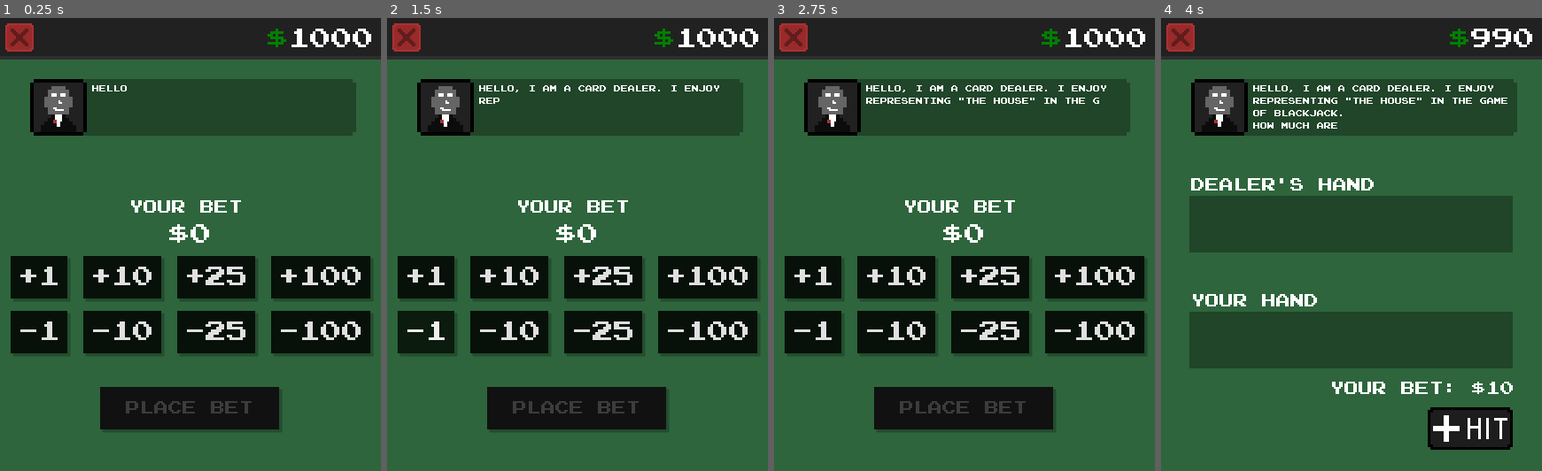
Above: before the commit, frames 1-4 (left to right).
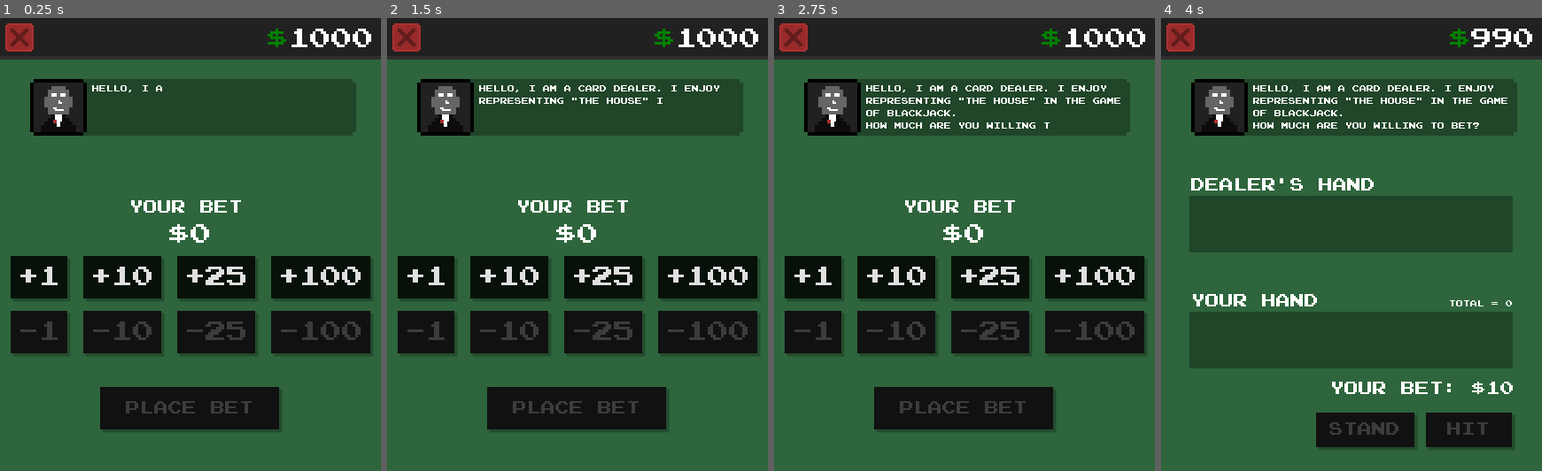
Above: after the commit, the same moments.

Repository: Ichicoro/godot-blackjack
Game: Godot game, scene res://scenes/GameView.tscn
The game is run twice, just before and just after one commit, with the same random seed, the same clock (stepped at 60 frames per second) and the same inputs.
Inputs (mouse positions are in pixels of both pictures, inside the frame that each line leads up to):
- Up to frame 1 (0.25 s): no input
- Up to frame 2 (1.5 s): click "+1" at 0.5 s; click "-1" at 1.25 s
- Up to frame 3 (2.75 s): click (793, 36) at 2 s
- Up to frame 4 (4 s): click "+10" at 2.75 s; click "PLACE BET" at 3.5 s

The runs differ from the first frame. In frame 1, 0.9% of the frame differs, in the area x 5-95%, y 14-72%; in frame 2, 1.1%; in frame 3, 1.3%; in frame 4, 3.0%, in the area x 40-93%, y 23-96%.

Commit message:
Finish the main game loop

Diff:
--- a/project.godot
+++ b/project.godot
@@ -38,6 +38,7 @@
 
 [gui]
 
+common/swap_ok_cancel=false
 theme/use_hidpi=true
 
 [importer_defaults]
--- /dev/null
+++ b/scenes/Button.tscn
@@ -0,0 +1,56 @@
+[gd_scene load_steps=6 format=2]
+
+[ext_resource path="res://assets/table_font.tres" type="DynamicFont" id=1]
+
+[sub_resource type="StyleBoxFlat" id=9]
+content_margin_left = 8.0
+content_margin_right = 8.0
+bg_color = Color( 0.0470588, 0.109804, 0.0588235, 1 )
+shadow_color = Color( 0, 0, 0, 0.239216 )
+shadow_size = 1
+shadow_offset = Vector2( 3, 3 )
+
+[sub_resource type="StyleBoxFlat" id=10]
+content_margin_left = 4.0
+content_margin_top = 6.0
+bg_color = Color( 0, 0, 0, 0 )
+shadow_color = Color( 0.0470588, 0.109804, 0.0588235, 1 )
+shadow_size = 1
+shadow_offset = Vector2( 3, 3 )
+anti_aliasing = false
+
+[sub_resource type="StyleBoxFlat" id=11]
+content_margin_left = 8.0
+content_margin_right = 8.0
+bg_color = Color( 0.07, 0.07, 0.07, 1 )
+shadow_color = Color( 0, 0, 0, 0.239216 )
+shadow_size = 1
+shadow_offset = Vector2( 3, 3 )
+anti_aliasing = false
+
+[sub_resource type="StyleBoxFlat" id=12]
+content_margin_left = 8.0
+content_margin_right = 8.0
+bg_color = Color( 0.0313726, 0.0705882, 0.0392157, 1 )
+shadow_color = Color( 0, 0, 0, 0.239216 )
+shadow_size = 1
+shadow_offset = Vector2( 3, 3 )
+anti_aliasing = false
+
+[node name="PlaceBetButton" type="Button"]
+margin_right = 201.0
+margin_bottom = 48.0
+grow_horizontal = 2
+grow_vertical = 2
+focus_mode = 0
+custom_styles/hover = SubResource( 9 )
+custom_styles/pressed = SubResource( 10 )
+custom_styles/focus = SubResource( 9 )
+custom_styles/disabled = SubResource( 11 )
+custom_styles/normal = SubResource( 12 )
+custom_fonts/font = ExtResource( 1 )
+enabled_focus_mode = 0
+text = "PLACE"
+__meta__ = {
+"_edit_use_anchors_": false
+}
--- a/scenes/GameView.tscn
+++ b/scenes/GameView.tscn
@@ -1,7 +1,7 @@
-[gd_scene load_steps=17 format=2]
-
+[gd_scene load_steps=21 format=2]
+
+[ext_resource path="res://scenes/Button.tscn" type="PackedScene" id=1]
 [ext_resource path="res://assets/table_font.tres" type="DynamicFont" id=2]
-[ext_resource path="res://assets/buttons/hit_button.png" type="Texture" id=3]
 [ext_resource path="res://assets/dealer_icon.png" type="Texture" id=4]
 [ext_resource path="res://scenes/TopBar.tscn" type="PackedScene" id=5]
 [ext_resource path="res://assets/small_table_font.tres" type="DynamicFont" id=6]
@@ -19,7 +19,7 @@
 [sub_resource type="StyleBoxFlat" id=3]
 bg_color = Color( 0, 0, 0, 0.313726 )
 
-[sub_resource type="StyleBoxFlat" id=7]
+[sub_resource type="StyleBoxFlat" id=4]
 content_margin_left = 8.0
 content_margin_right = 8.0
 bg_color = Color( 0.0470588, 0.109804, 0.0588235, 1 )
@@ -27,7 +27,7 @@
 shadow_size = 1
 shadow_offset = Vector2( 3, 3 )
 
-[sub_resource type="StyleBoxFlat" id=8]
+[sub_resource type="StyleBoxFlat" id=5]
 content_margin_left = 4.0
 content_margin_top = 6.0
 bg_color = Color( 0, 0, 0, 0 )
@@ -45,7 +45,7 @@
 shadow_offset = Vector2( 3, 3 )
 anti_aliasing = false
 
-[sub_resource type="StyleBoxFlat" id=4]
+[sub_resource type="StyleBoxFlat" id=7]
 content_margin_left = 8.0
 content_margin_right = 8.0
 bg_color = Color( 0.0313726, 0.0705882, 0.0392157, 1 )
@@ -54,7 +54,42 @@
 shadow_offset = Vector2( 3, 3 )
 anti_aliasing = false
 
-[sub_resource type="GDScript" id=9]
+[sub_resource type="StyleBoxFlat" id=8]
+content_margin_left = 8.0
+content_margin_right = 8.0
+bg_color = Color( 0.0470588, 0.109804, 0.0588235, 1 )
+shadow_color = Color( 0, 0, 0, 0.239216 )
+shadow_size = 1
+shadow_offset = Vector2( 3, 3 )
+
+[sub_resource type="StyleBoxFlat" id=9]
+content_margin_left = 4.0
+content_margin_top = 6.0
+bg_color = Color( 0, 0, 0, 0 )
+shadow_color = Color( 0.0470588, 0.109804, 0.0588235, 1 )
+shadow_size = 1
+shadow_offset = Vector2( 3, 3 )
+anti_aliasing = false
+
+[sub_resource type="StyleBoxFlat" id=10]
+content_margin_left = 8.0
+content_margin_right = 8.0
+bg_color = Color( 0.07, 0.07, 0.07, 1 )
+shadow_color = Color( 0, 0, 0, 0.239216 )
+shadow_size = 1
+shadow_offset = Vector2( 3, 3 )
+anti_aliasing = false
+
+[sub_resource type="StyleBoxFlat" id=11]
+content_margin_left = 8.0
+content_margin_right = 8.0
+bg_color = Color( 0.0313726, 0.0705882, 0.0392157, 1 )
+shadow_color = Color( 0, 0, 0, 0.239216 )
+shadow_size = 1
+shadow_offset = Vector2( 3, 3 )
+anti_aliasing = false
+
+[sub_resource type="GDScript" id=12]
 script/source = "extends Label
 
 
@@ -106,6 +141,20 @@
 margin_bottom = 182.0
 custom_fonts/font = ExtResource( 2 )
 text = "YOUR HAND"
+__meta__ = {
+"_edit_use_anchors_": false
+}
+
+[node name="PlayerHandTotal" type="Label" parent="DealingPanel"]
+margin_left = 189.0
+margin_top = 159.0
+margin_right = 397.0
+margin_bottom = 175.0
+grow_horizontal = 0
+custom_fonts/font = ExtResource( 6 )
+text = "TOTAL = 0"
+align = 2
+valign = 2
 __meta__ = {
 "_edit_use_anchors_": false
 }
@@ -182,16 +231,39 @@
 "_edit_use_anchors_": false
 }
 
-[node name="TextureButton" type="TextureButton" parent="DealingPanel"]
-margin_left = 300.817
-margin_top = 287.712
-margin_right = 332.817
-margin_bottom = 303.712
-rect_scale = Vector2( 3, 3 )
-texture_normal = ExtResource( 3 )
-__meta__ = {
-"_edit_use_anchors_": false
-}
+[node name="HitButton" parent="DealingPanel" instance=ExtResource( 1 )]
+margin_left = 299.0
+margin_top = 294.0
+margin_right = 396.0
+margin_bottom = 333.0
+disabled = true
+text = "HIT"
+
+[node name="StandButton" parent="DealingPanel" instance=ExtResource( 1 )]
+margin_left = 175.0
+margin_top = 294.0
+margin_right = 286.0
+margin_bottom = 333.0
+custom_styles/hover = SubResource( 4 )
+custom_styles/pressed = SubResource( 5 )
+custom_styles/focus = SubResource( 4 )
+custom_styles/disabled = SubResource( 6 )
+custom_styles/normal = SubResource( 7 )
+disabled = true
+text = "STAND"
+
+[node name="EndRoundButton" parent="DealingPanel" instance=ExtResource( 1 )]
+visible = false
+margin_left = 103.0
+margin_top = 294.0
+margin_right = 306.0
+margin_bottom = 333.0
+custom_styles/hover = SubResource( 4 )
+custom_styles/pressed = SubResource( 5 )
+custom_styles/focus = SubResource( 4 )
+custom_styles/disabled = SubResource( 6 )
+custom_styles/normal = SubResource( 7 )
+text = "END ROUND"
 
 [node name="BettingPanel" type="Panel" parent="."]
 anchor_top = 1.0
@@ -264,11 +336,11 @@
 grow_horizontal = 2
 grow_vertical = 2
 focus_mode = 0
-custom_styles/hover = SubResource( 7 )
-custom_styles/pressed = SubResource( 8 )
-custom_styles/focus = SubResource( 7 )
-custom_styles/disabled = SubResource( 6 )
-custom_styles/normal = SubResource( 4 )
+custom_styles/hover = SubResource( 8 )
+custom_styles/pressed = SubResource( 9 )
+custom_styles/focus = SubResource( 8 )
+custom_styles/disabled = SubResource( 10 )
+custom_styles/normal = SubResource( 11 )
 custom_fonts/font = ExtResource( 2 )
 disabled = true
 enabled_focus_mode = 0
@@ -328,7 +400,10 @@
 }
 
 [node name="TextTimer" type="Timer" parent="Dealer"]
-wait_time = 0.05
+wait_time = 0.03
 autostart = true
+[connection signal="pressed" from="DealingPanel/HitButton" to="." method="_on_HitButton_pressed"]
+[connection signal="pressed" from="DealingPanel/StandButton" to="." method="_on_StandButton_pressed"]
+[connection signal="pressed" from="DealingPanel/EndRoundButton" to="." method="_on_EndRoundButton_pressed"]
 [connection signal="pressed" from="BettingPanel/PlaceBetButton" to="." method="_on_PlaceBetButton_pressed"]
 [connection signal="timeout" from="Dealer/TextTimer" to="Dealer/DealerText" method="_on_TextTimer_timeout"]
--- a/scenes/TopBar.tscn
+++ b/scenes/TopBar.tscn
@@ -19,6 +19,30 @@
 
 func update_credit(new_credit):
 	self.bbcode_text = credit_template % str(new_credit)
+"
+
+[sub_resource type="GDScript" id=3]
+script/source = "extends TextureButton
+
+# Declare member variables here. Examples:
+# var a = 2
+# var b = \"text\"
+
+# Called when the node enters the scene tree for the first time.
+func _ready():
+	pass # Replace with function body.
+
+
+func _on_TextureButton_pressed():
+	pass
+
+
+func _on_TextureButton_button_down():
+	self.modulate = Color(1,1,1,0.7)
+
+
+func _on_TextureButton_button_up():
+	self.modulate = Color(1,1,1,1)
 "
 
 [node name="Control" type="Control"]
@@ -59,6 +83,10 @@
 margin_bottom = 22.0
 rect_scale = Vector2( 2, 2 )
 texture_normal = ExtResource( 2 )
+script = SubResource( 3 )
 __meta__ = {
 "_edit_use_anchors_": false
 }
+[connection signal="button_down" from="Panel/TextureButton" to="Panel/TextureButton" method="_on_TextureButton_button_down"]
+[connection signal="button_up" from="Panel/TextureButton" to="Panel/TextureButton" method="_on_TextureButton_button_up"]
+[connection signal="pressed" from="Panel/TextureButton" to="Panel/TextureButton" method="_on_TextureButton_pressed"]
--- a/scripts/Card.gd
+++ b/scripts/Card.gd
@@ -130,3 +130,7 @@
 func set_flipped(is_flipped):
 	flipped = is_flipped
 	$CardBack.visible = flipped
+
+
+func get_card_name():
+	return CardType.keys()[card_type-1] + " of " + CardSign.keys()[card_sign]
--- a/scripts/TableManager.gd
+++ b/scripts/TableManager.gd
@@ -22,9 +22,13 @@
 
 var player_bet: int = 0 setget set_player_bet
 
+onready var dealer_label = $Dealer/DealerText
+
 onready var player_hand_container = $DealingPanel/PlayerHandPanel/GridContainer
 onready var dealer_hand_container = $DealingPanel/DealerHandPanel/GridContainer
 onready var ingame_bet_label = $DealingPanel/IngameBetLabel
+onready var hit_button = $DealingPanel/HitButton
+onready var stand_button = $DealingPanel/StandButton
 
 onready var raise_buttons_container = $BettingPanel/RaiseButtonsContainer
 onready var lower_buttons_container = $BettingPanel/LowerButtonsContainer
@@ -66,7 +70,6 @@
 	var aces = 0
 	var total = 0
 	for card in hand:
-		print(card.card_type)					# TODO: DELETE THIS STUFF
 		if card.card_type == Card.CardType.ACE:
 			aces += 1
 		else:
@@ -78,22 +81,32 @@
 		total += aces
 	else:
 		total += aces*11
-
-	print("total points: ", total)   			# TODO: DELETE THIS STUFF
-
+	return total
 
 func set_player_bet(value):
 	if value < 0: return
 	player_bet = value
 	ingame_bet_label.text = "YOUR BET: $%s" % str(value)
 	betting_panel_bet_amount_label.text = "$%s" % value
-	print(ingame_bet_label.text)
+	#print(ingame_bet_label.text)
 
 
 func set_round_state(state):
 	round_state = state
 	if round_state == RoundState.IDLE:
-		pass
+		hit_button.disabled = false
+		stand_button.disabled = false
+	else:
+		hit_button.disabled = true
+		stand_button.disabled = true
+	if round_state == RoundState.ENDED:
+		hit_button.hide()
+		stand_button.hide()
+		$DealingPanel/EndRoundButton.show()
+	else:
+		hit_button.show()
+		stand_button.show()
+		$DealingPanel/EndRoundButton.hide()
 
 
 func deal_card(which, to_who: int, flipped = false):
@@ -101,6 +114,7 @@
 	var card = CardScene.instance().init(Card.CardSign[which.card_sign], Card.CardType[which.card_type])
 	card.flipped = flipped
 	hand_container.add_child(card)
+	$DealingPanel/PlayerHandTotal.text = "TOTAL = %d" % get_hand_value(Hand.PLAYER)
 
 
 func handle_bet_button(amount):
@@ -114,12 +128,41 @@
 	for button in raise_buttons_container.get_children():
 		button.disabled = (int(button.text)+player_bet > UserData.credit)
 	for button in lower_buttons_container.get_children():
-		button.disabled = (UserData.credit - (player_bet+int(button.text)) < 0)
+		button.disabled = (player_bet + int(button.text)) < 0
 
 
 func _on_PlaceBetButton_pressed():
 	UserData.credit -= player_bet
 	start_round()
+
+
+func check_cards():
+	if round_state == RoundState.DEALING_TO_PLAYER:
+		var hand_value = get_hand_value(Hand.PLAYER)
+		if hand_value > 21:
+			set_round_state(RoundState.ENDED)
+			dealer_label.set_text("Too bad! You've gone over.")
+		elif hand_value == 21:
+			dealer_label.set_text("Nice! A blackjack!")
+			UserData.credit += player_bet*2
+			set_round_state(RoundState.ENDED)
+		else:
+			set_round_state(RoundState.IDLE)
+	elif round_state == RoundState.DEALING_TO_DEALER:
+		set_round_state(RoundState.ENDED)
+		var hand_value = get_hand_value(Hand.DEALER)
+		if hand_value > 21:
+			dealer_label.set_text("Aw, too bad. I busted...")
+		else:
+			if get_hand_value(Hand.PLAYER) > hand_value:
+				dealer_label.set_text("Nice job! You've won $%d" % player_bet)
+				UserData.credit += player_bet*2
+			elif get_hand_value(Hand.PLAYER) == hand_value:
+				dealer_label.set_text("And.. it's a DRAW!")
+				UserData.credit += player_bet
+			else:
+				dealer_label.set_text("You've lost! I AM ZE BEST :>")
+	return round_state == RoundState.ENDED
 
 
 func start_round():
@@ -130,12 +173,72 @@
 
 	# Deal cards
 	deal_card(deck.pop_front(), Hand.PLAYER)
+#	deal_card({"card_type": 2, "card_sign": 2}, Hand.PLAYER)
 	yield(get_tree().create_timer(0.5), "timeout")
 	deal_card(deck.pop_front(), Hand.PLAYER)
+#	deal_card({"card_type": 2, "card_sign": 1}, Hand.PLAYER)
 	yield(get_tree().create_timer(0.5), "timeout")
 	deal_card(deck.pop_front(), Hand.DEALER)
 	yield(get_tree().create_timer(0.5), "timeout")
 	deal_card(deck.pop_front(), Hand.DEALER, true)
+
+	var hand_value = get_hand_value(Hand.PLAYER)
+	$DealingPanel/PlayerHandTotal.text = "TOTAL = %d" % hand_value
 
 	# Wait for the player
 	set_round_state(RoundState.IDLE)
+
+
+
+func reset_state():
+	# Setup deck
+	deck = Card.generate_deck()
+
+	# Set round state
+	set_round_state(RoundState.BETTING)
+
+	dealer_label.set_text("Wanna play again? Place a bet.")
+
+	# Reset bets and stuff
+	set_player_bet(0)
+	update_button_states()
+
+	$DealingPanel/PlayerHandTotal.text = "TOTAL = %d" % 0
+
+	for card in player_hand_container.get_children():
+		card.queue_free()
+	for card in dealer_hand_container.get_children():
+		card.queue_free()
+
+	$DealingPanel.hide()
+	$BettingPanel.show()
+
+
+
+### DEALING PANEL HANDLERS ###
+
+func _on_HitButton_pressed():
+	set_round_state(RoundState.DEALING_TO_PLAYER)
+	yield(get_tree().create_timer(0.3), "timeout")
+	deal_card(deck.pop_front(), Hand.PLAYER)
+	yield(get_tree().create_timer(0.3), "timeout")
+	dealer_label.set_text("Dealt " + player_hand_container.get_children()[-1].get_card_name())
+	check_cards()
+
+
+func _on_StandButton_pressed():
+	if check_cards(): return							### FIXME
+	yield(get_tree().create_timer(0.3), "timeout")
+	dealer_hand_container.get_children()[1].flipped = false
+
+	set_round_state(RoundState.DEALING_TO_DEALER)
+	while (get_hand_value(Hand.DEALER) < 15) or (get_hand_value(Hand.DEALER) < get_hand_value(Hand.PLAYER)):
+		yield(get_tree().create_timer(0.75), "timeout")
+		deal_card(deck.pop_front(), Hand.DEALER)
+
+	yield(get_tree().create_timer(0.3), "timeout")
+	check_cards()
+
+
+func _on_EndRoundButton_pressed():
+	reset_state()
Binary file changed: assets/card_back.png
Not shown: 1 places in scenes/GameView.tscn that only renumber resources
Not shown: 1 places in scenes/TopBar.tscn that only renumber resources
